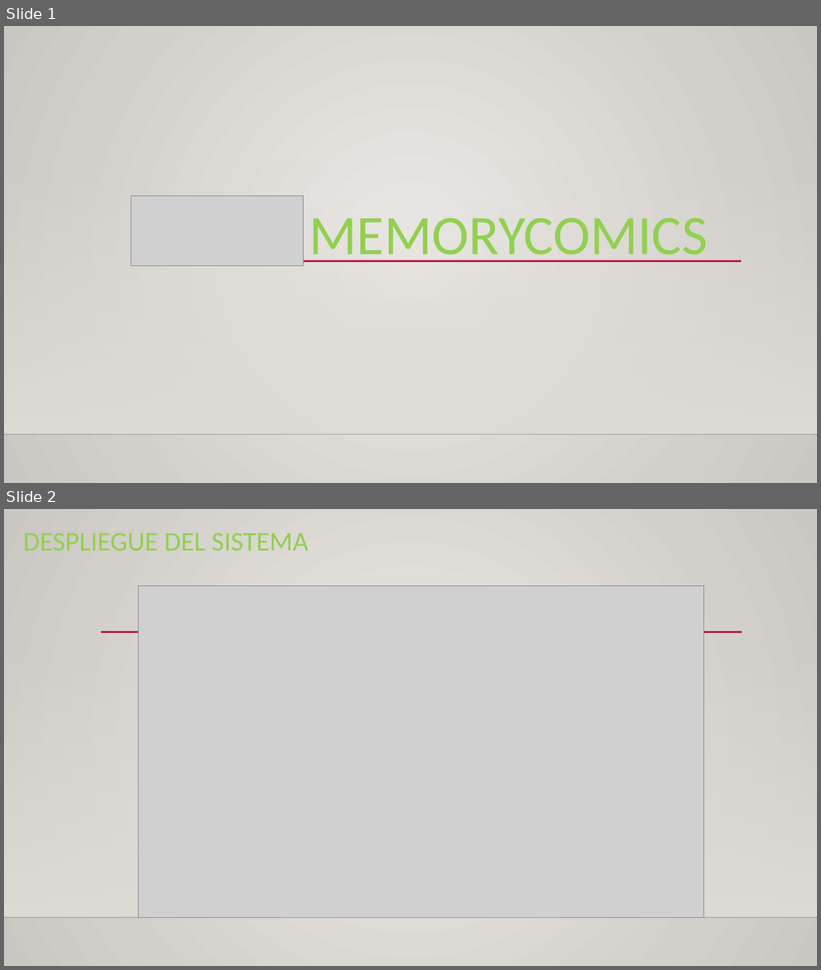
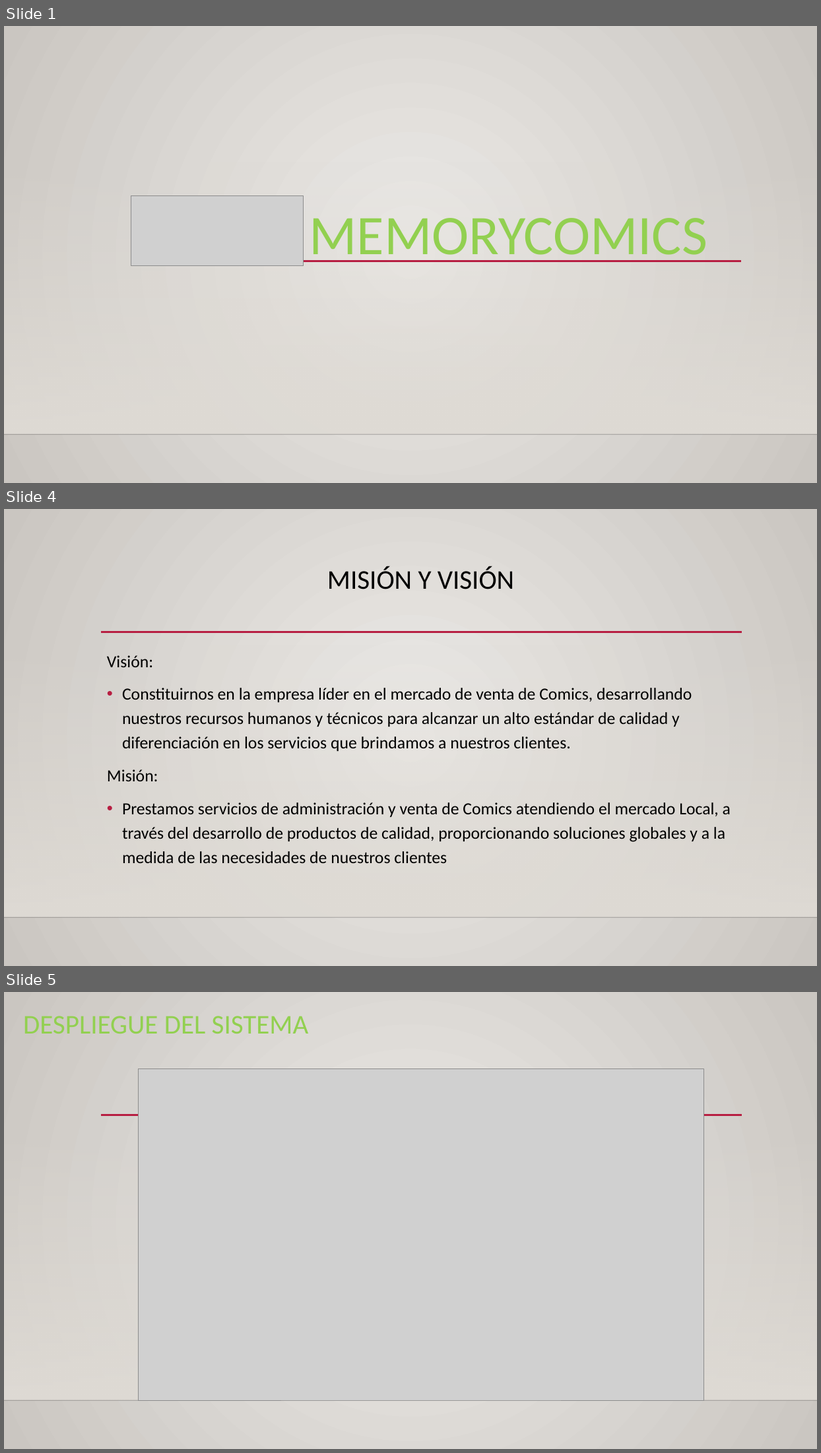
Before and after one commit to sigiandre/ComicSoluction, a slide deck: MEMORYCOMICS.pptx. Shown one above the other, each under a label of ours: slides 1 and 2 before the commit, slides 1, 4 and 5 after it; the slides between them are not shown. The pictures are 821x970 and 821x1453 pixels, drawn with LibreOffice and Linux fonts; fonts in the diff are those of the drawing; grey boxes stand for pictures; background and template pictures are left out. Boxes give left, top, right and bottom in pixels: in the first picture for what was removed or moved away, otherwise in the second. Text is boxed around its words. In the diff, an @@ line names an element or a change of style, - is before the commit and + after.

Commit message:
version comic 4

```diff
--- a/MEMORYCOMICS.pptx
+++ b/MEMORYCOMICS.pptx
@@ slide 4 added at <box>4,509,817,966</box>, background gradient #ECEAE7 to #CAC7C1; not listed: 3 template elements that a slide beside it also shows @@
@@ title added at <box>327,566,514,590</box>, 32 pt, text #000000 @@
+MISIÓN Y VISIÓN
@@ text added at <box>107,656,731,863</box>, 20 pt, text #000000 @@
+Visión:
+• Constituirnos en la empresa líder en el mercado de venta de Comics, desarrollando nuestros recursos humanos y técnicos para alcanzar un alto estándar de calidad y diferenciación en los servicios que brindamos a nuestros clientes.
+Misión:
+• Prestamos servicios de administración y venta de Comics atendiendo el mercado Local, a través del desarrollo de productos de calidad, proporcionando soluciones globales y a la medida de las necesidades de nuestros clientes
@@ what was slide 2 is now slide 5 @@
```
Also in this commit, not shown: 2 other slides added.
